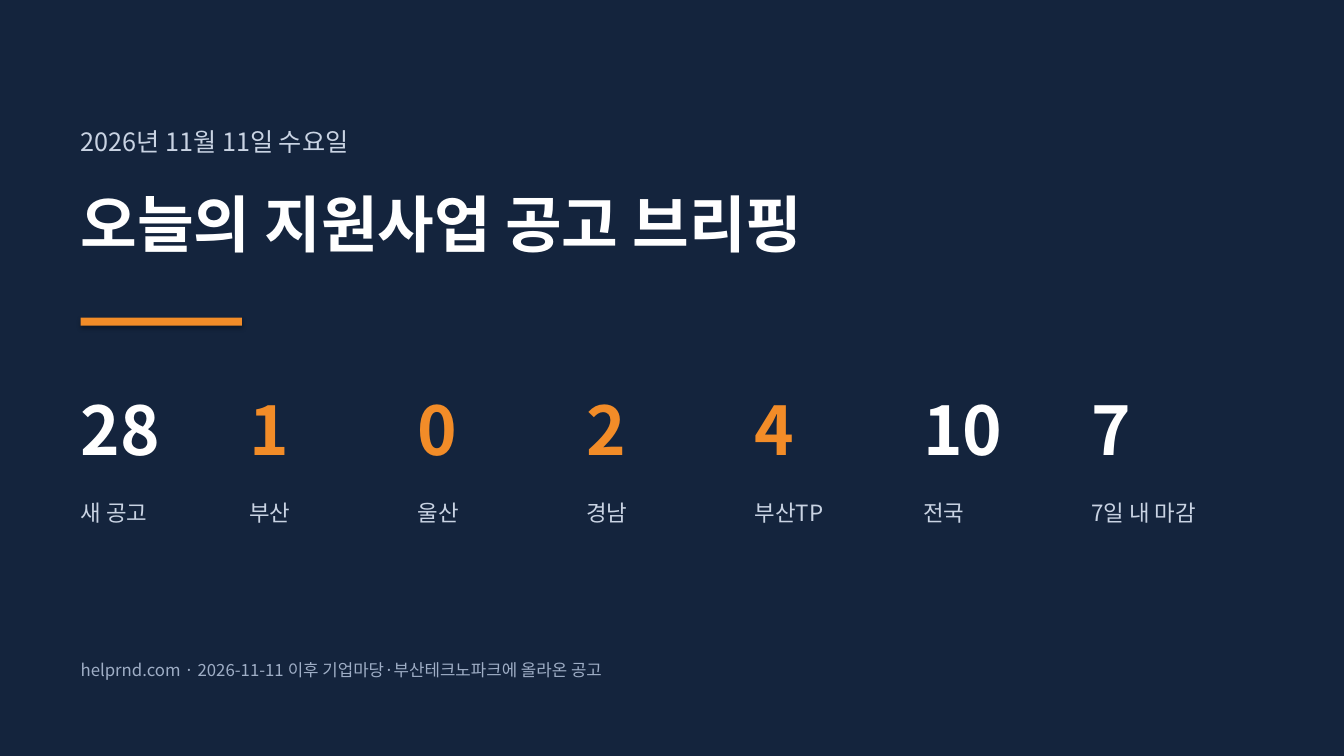
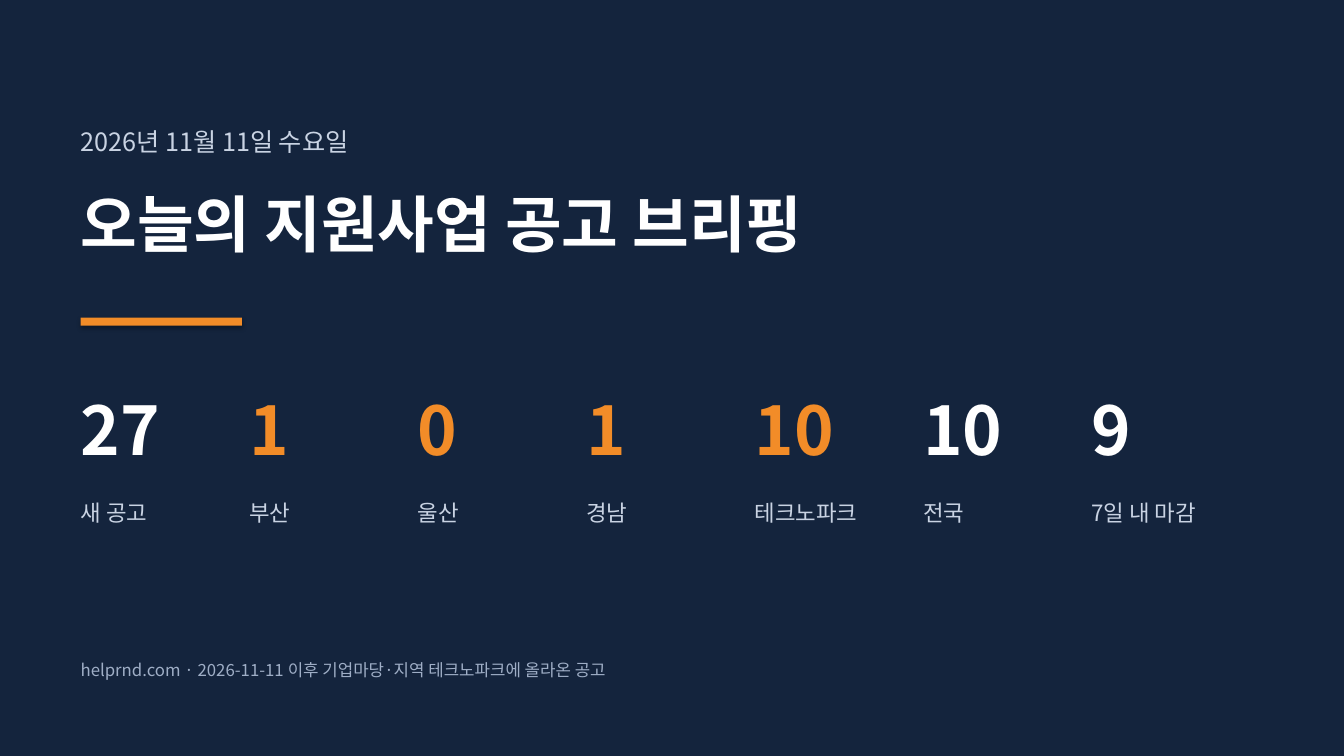
Before and after one commit to juddmank/helprnd.com, a slide deck: slide 1 of site/briefings/2026-11-11_지원사업공고.pptx. Drawn at 1344x756 pixels with LibreOffice and Linux fonts; fonts in the diff are those of the drawing. Boxes give left, top, right and bottom in pixels: in the first picture for what was removed or moved away, otherwise in the second. Text is boxed around its words. In the diff, an @@ line names an element or a change of style, - is before the commit and + after.

```diff
--- a/site/briefings/2026-11-11_지원사업공고.pptx
+++ b/site/briefings/2026-11-11_지원사업공고.pptx
@@ text at (x1=81, y1=404, x2=160, y2=455): text changed @@
-28
+27
@@ text at (x1=586, y1=405, x2=626, y2=455): text changed @@
-2
+1
@@ text at (x1=755, y1=404, x2=834, y2=456): text changed @@
-4
+10
@@ text at (x1=1092, y1=404, x2=1132, y2=456): text changed @@
-7
+9
@@ text at (x1=755, y1=502, x2=858, y2=523): text changed @@
-부산TP
+테크노파크
@@ text at (x1=81, y1=662, x2=606, y2=680): text changed @@
-helprnd.com · 2026-11-11 이후 기업마당·부산테크노파크에 올라온 공고
+helprnd.com · 2026-11-11 이후 기업마당·지역 테크노파크에 올라온 공고
```
Also in this commit, not shown: 18 other slides changed, 3 slides added, 6 other files.
